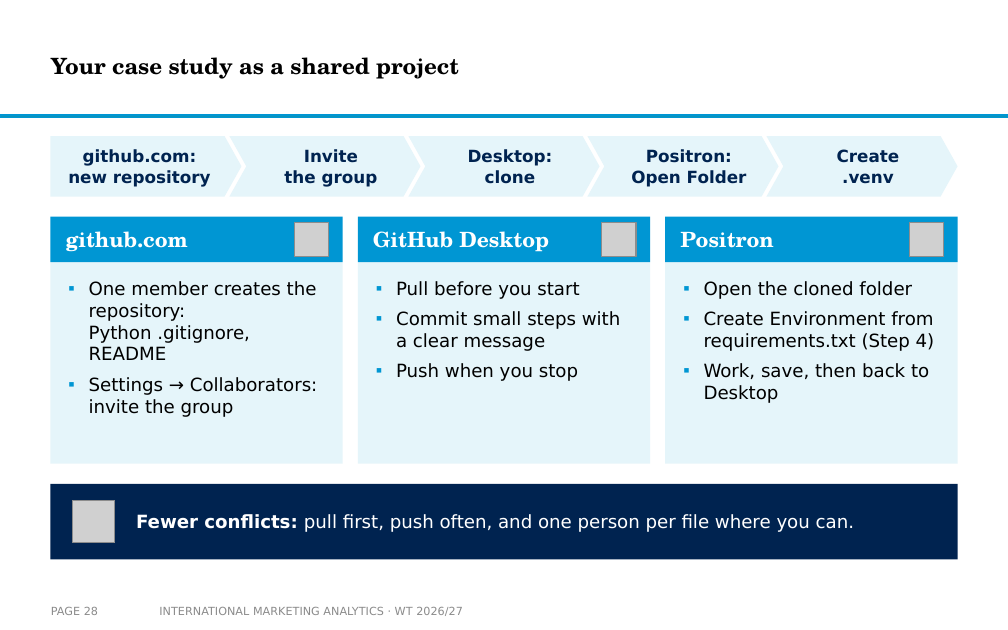
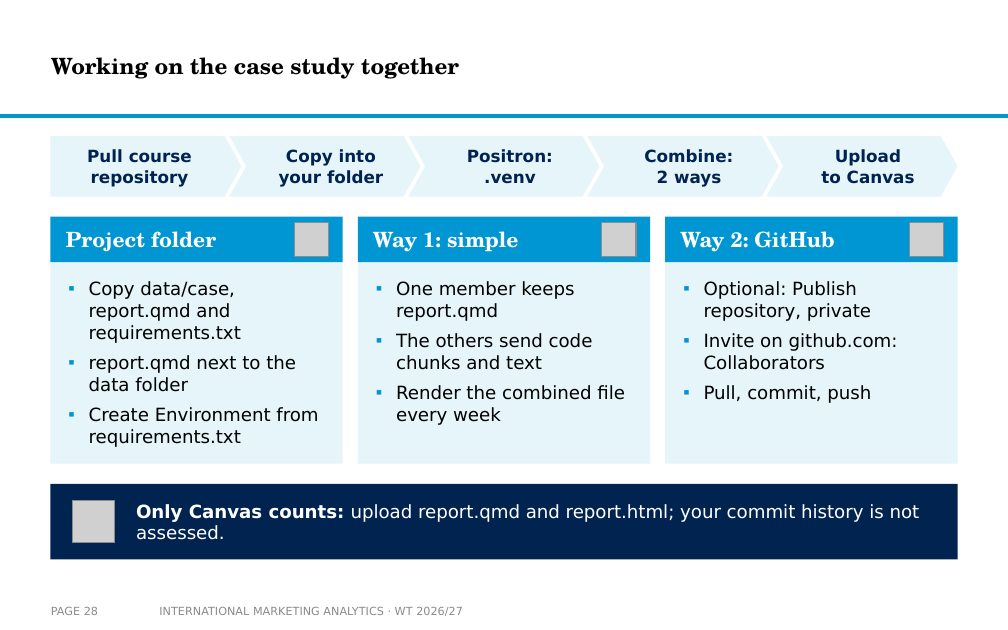
Before and after one commit to arnefloh-wu/International-Marketing-Analytics, a slide deck: slide 28 of slides/01a_setup-and-registration_WT26-27.pptx. Drawn at 1008x630 pixels with LibreOffice and Linux fonts; fonts in the diff are those of the drawing; grey boxes stand for pictures; background and template pictures are left out. Boxes give left, top, right and bottom in pixels: in the first picture for what was removed or moved away, otherwise in the second. Text is boxed around its words. In the diff, an @@ line names an element or a change of style, - is before the commit and + after.

```diff
--- a/slides/01a_setup-and-registration_WT26-27.pptx
+++ b/slides/01a_setup-and-registration_WT26-27.pptx
@@ title at box(51, 57, 459, 79): text changed @@
-Your case study as a shared project
+Working on the case study together
@@ text in pentagon arrow at box(87, 149, 192, 187): text changed @@
-github.com:
-new repository
+Pull course
+repository
@@ text in chevron at box(279, 149, 383, 187): text changed @@
-Invite
-the group
+Copy into
+your folder
@@ text in chevron at box(467, 149, 553, 184): text changed @@
-Desktop:
-clone
+Positron:
+.venv
@@ text in chevron at box(644, 149, 733, 187): text changed @@
-Positron:
-Open Folder
+Combine:
+2 ways
@@ text in chevron at box(821, 149, 915, 184): text changed @@
-Create
-.venv
+Upload
+to Canvas
@@ text at box(66, 231, 216, 252): text changed @@
-github.com
+Project folder
@@ text at box(373, 231, 518, 252): text changed @@
-GitHub Desktop
+Way 1: simple
@@ text at box(680, 231, 834, 252): text changed @@
-Positron
+Way 2: GitHub
@@ text at box(89, 281, 318, 447): text changed @@
-▪ One member creates the repository: Python .gitignore, README
-▪ Settings → Collaborators: invite the group
+▪ Copy data/case, report.qmd and requirements.txt
+▪ report.qmd next to the data folder
+▪ Create Environment from requirements.txt
@@ text at box(396, 281, 625, 425): text changed @@
-▪ Pull before you start
-▪ Commit small steps with a clear message
-▪ Push when you stop
+▪ One member keeps report.qmd
+▪ The others send code chunks and text
+▪ Render the combined file every week
@@ text at box(704, 281, 898, 403): text changed @@
-▪ Open the cloned folder
-▪ Create Environment from requirements.txt (Step 4)
-▪ Work, save, then back to Desktop
+▪ Optional: Publish repository, private
+▪ Invite on github.com: Collaborators
+▪ Pull, commit, push
@@ text at box(136, 504, 920, 540): text changed @@
-Fewer conflicts: pull first, push often, and one person per file where you can.
+Only Canvas counts: upload report.qmd and report.html; your commit history is not assessed.
```
Also in this commit, not shown: 8 other slides changed, 4 other files.
